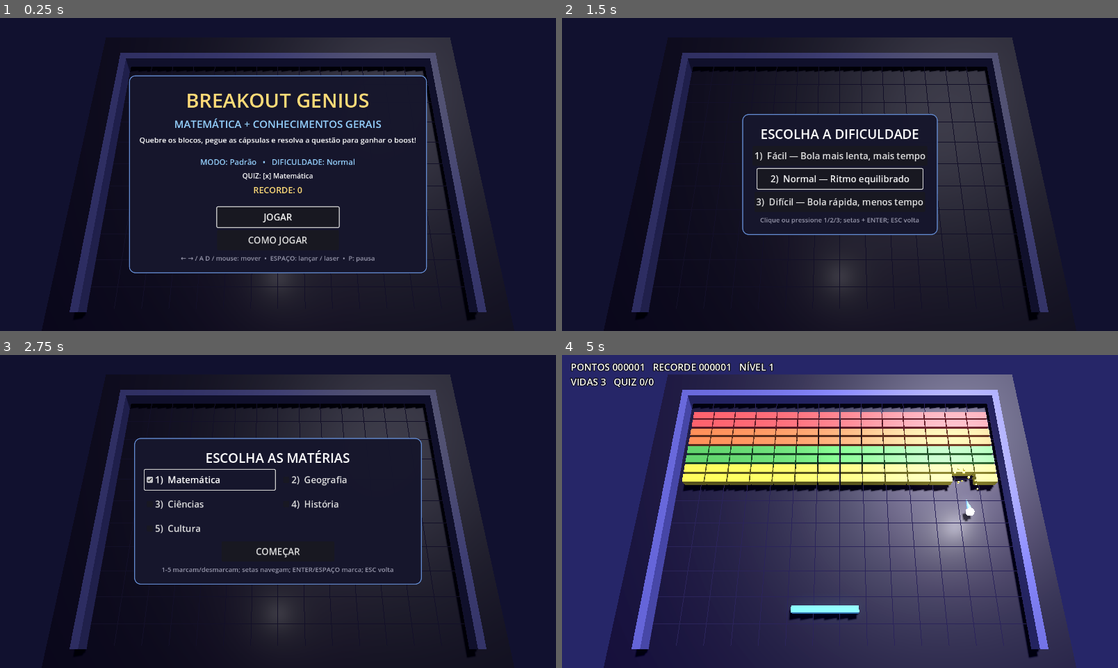
Above: before the commit, frames 1-4 (two rows, left to right).
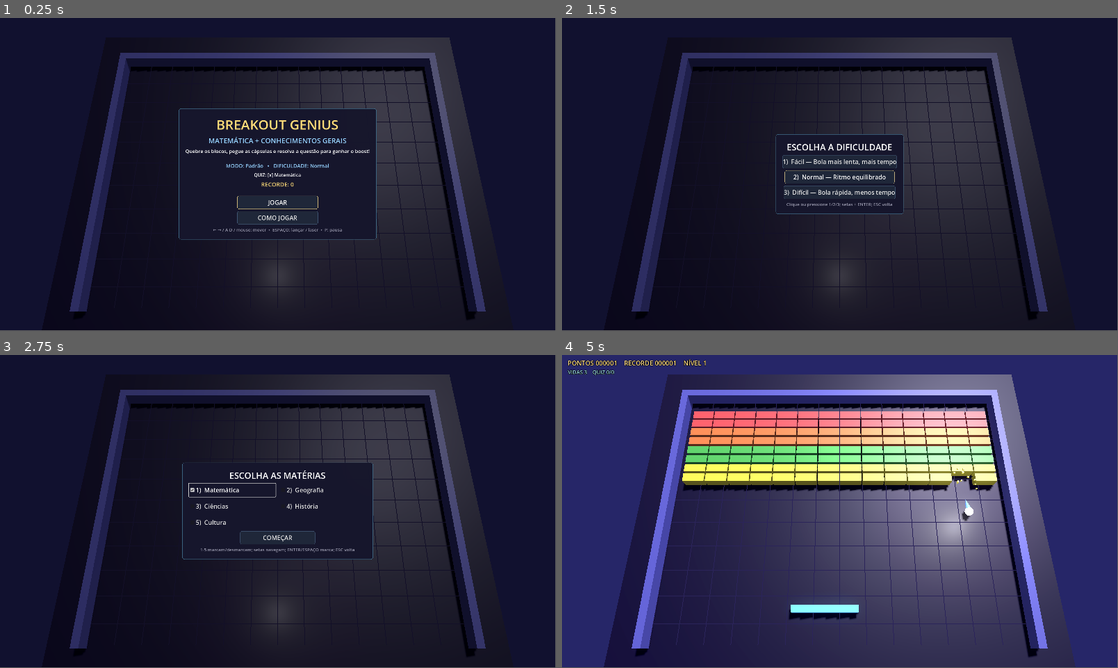
Above: after the commit, the same moments.

Repository: samuury/PIT---Breakout
Game: Godot game, scene res://Main.tscn
Two runs of this game, one before a commit and one after it. Both use one fixed random seed, a clock stepped at 60 frames per second and the inputs below.
Inputs (mouse positions are in pixels of both pictures, inside the frame that each line leads up to):
- Up to frame 1 (0.25 s): no input
- Up to frame 2 (1.5 s): click "JOGAR" at 0.5 s; click "1) Padrão — fases clássicas e…" at 1.25 s
- Up to frame 3 (2.75 s): click "2) Normal — Ritmo equilibrado" at 2 s
- Up to frame 4 (5 s): click "COMEÇAR" at 2.75 s; tap Enter at 3.5 s; move the mouse to (962, 495) at 3.52 s; hold D 3.53-4.28 s; tap Right (dir) at 3.6 s; click (962, 495) at 3.67 s; move the mouse to (728, 527) at 4.27 s; hold A from 4.28 s (still down); tap Left (esq) at 4.35 s
In our replay, the window is 800x450 before the commit and 799x449 after it. These sizes can differ from the game's own. Grey fills any space a smaller window leaves; there, only what the larger window draws over its background counts as a difference.

The runs differ from the first frame. In frame 1, 9.1% of the frame differs, in the area x 12-88%, y 6-94%; in frame 2, 5.7%; in frame 3, 6.6%; in frame 4, 4.5%.

Commit message:
Melhora estrutura e interface do jogo

Diff:
--- a/Main.gd
+++ b/Main.gd
@@ -24,10 +24,13 @@
 const STALL_LIMIT := 8.0
 const MAX_DROPS := 3
 const SPEED_K := 1.875  # +25% sobre o valor anterior (1.5), vale para todas as dificuldades
-const SAVE_PATH := "user://recorde_breakout_matematico.txt"
+const SIM_STEP := 1.0 / 60.0
+const MAX_CATCH_UP := 0.25
+var save_path := "user://recorde_breakout_matematico.txt"
 const QUESTIONS_PATH := "res://data/perguntas.json"
 const QuizBankScript := preload("res://quiz_bank.gd")
 const LevelGenScript := preload("res://level_gen.gd")
+const RecordStoreScript := preload("res://record_store.gd")
 const ROW_PTS := [7, 7, 5, 5, 3, 3, 1, 1]
 const MATERIAS := ["Matemática", "Geografia", "Ciências", "História", "Cultura"]
 var ROW_COLORS: Array[Color] = [
@@ -91,8 +94,10 @@
 var use_mouse := false
 var mouse_ratio := 0.5
 var t_anim := 0.0
+var sim_accumulator := 0.0
 var novo_recorde := false
 var bank
+var record_store
 var drop_cd := 0.0
 var stall_t := 0.0
 var shake := 0.0
@@ -114,6 +119,8 @@
 var quiz_fb := 0.0
 
 var hud_label: Label
+var hud_status_label: Label
+var hud_effects_label: Label
 var msg_label: Label
 var hint_label: Label
 var quiz_box: CenterContainer
@@ -133,7 +140,8 @@
 	var win := get_window()
 	win.content_scale_mode = Window.CONTENT_SCALE_MODE_CANVAS_ITEMS
 	win.content_scale_aspect = Window.CONTENT_SCALE_ASPECT_KEEP
-	win.content_scale_size = Vector2i(1280, 720)
+	win.content_scale_size = Vector2i(1920, 1080)
+	record_store = RecordStoreScript.new(save_path)
 	hi = load_hi()
 	bank = QuizBankScript.new()
 	bank.load_json(QUESTIONS_PATH)
@@ -387,8 +395,8 @@
 		col = Color8(105, 112, 128)
 		node = box(Vector3(BR_W, BR_H, 1.0), col, Vector3(pos.x, pos.y, 0), 0.1)
 	elif tipo == "bomba":
-		col = Color8(155, 45, 42)
-		node = box(Vector3(BR_W, BR_H, 0.8), col, Vector3(pos.x, pos.y, 0), 0.5)
+		col = Color8(55, 43, 62)
+		node = box(Vector3(BR_W, BR_H, 0.8), col, Vector3(pos.x, pos.y, 0), 0.7)
 		var sm := SphereMesh.new()
 		sm.radius = 0.25
 		sm.height = 0.5
@@ -480,16 +488,11 @@
 
 
 func load_hi() -> int:
-	if FileAccess.file_exists(SAVE_PATH):
-		var f := FileAccess.open(SAVE_PATH, FileAccess.READ)
-		return int(f.get_as_text().strip_edges())
-	return 0
+	return record_store.load_score()
 
 
 func save_hi() -> void:
-	var f := FileAccess.open(SAVE_PATH, FileAccess.WRITE)
-	if f:
-		f.store_string(str(hi))
+	record_store.save_score(hi)
 
 
 # ---------------------------------------------------------------- acertos / bombas
@@ -825,6 +828,7 @@
 	for i in 4:
 		quiz_buttons[i].text = "%d)  %s" % [i + 1, quiz.opts[i]]
 		quiz_buttons[i].modulate = Color.WHITE
+	quiz_buttons[0].grab_focus()
 	quiz_fb_label.text = "Teclas 1-4 ou clique  •  Resposta rápida = mais pontos"
 	quiz_fb_label.modulate = Color(0.7, 0.7, 0.8)
 	set_state("QUIZ")
@@ -923,11 +927,18 @@
 
 
 func _process(delta: float) -> void:
-	delta = minf(delta, 1.0 / 30.0)
-	t_anim += delta
-	update_shake(delta)
-	update_fx(delta)
+	var visual_delta := minf(delta, 0.1)
+	t_anim += visual_delta
+	update_shake(visual_delta)
+	update_fx(visual_delta)
+	sim_accumulator = minf(sim_accumulator + maxf(delta, 0.0), MAX_CATCH_UP)
+	while sim_accumulator >= SIM_STEP:
+		process_game_step(SIM_STEP)
+		sim_accumulator -= SIM_STEP
 	update_hud()
+
+
+func process_game_step(delta: float) -> void:
 	match state:
 		"QUIZ":
 			if not quiz_answered:
@@ -1048,12 +1059,15 @@
 func update_hud() -> void:
 	var show_hud := state in ["JOGANDO", "QUIZ", "PAUSA", "NIVEL"]
 	hud_label.visible = show_hud
-	var boosts := ""
+	hud_status_label.visible = show_hud
+	hud_effects_label.visible = show_hud
+	var boost_items: Array[String] = []
 	for k in active:
 		var info: Dictionary = BOOSTS[k] if BOOSTS.has(k) else DOWNGRADES[k]
-		boosts += "   [%s %ds]" % [info.nome, int(ceil(float(active[k])))]
-	hud_label.text = "PONTOS %06d   RECORDE %06d   NÍVEL %d\nVIDAS %d   QUIZ %d/%d%s" % [
-		score, maxi(hi, score), level, lives, int(stats.get("acertos", 0)), int(stats.get("total", 0)), boosts]
+		boost_items.append("%s %ds" % [info.nome, int(ceil(float(active[k])))])
+	hud_label.text = "PONTOS %06d    RECORDE %06d    NÍVEL %d" % [score, maxi(hi, score), level]
+	hud_status_label.text = "VIDAS %d    QUIZ %d/%d" % [lives, int(stats.get("acertos", 0)), int(stats.get("total", 0))]
+	hud_effects_label.text = "  •  ".join(boost_items)
 
 	var hint := ""
 	if state == "JOGANDO":
@@ -1123,7 +1137,25 @@
 
 	hud_label = make_label(22)
 	hud_label.position = Vector2(20, 12)
+	hud_label.add_theme_color_override("font_color", Color8(255, 220, 135))
 	cl.add_child(hud_label)
+
+	hud_status_label = make_label(18)
+	hud_status_label.position = Vector2(20, 46)
+	hud_status_label.add_theme_color_override("font_color", Color8(155, 220, 235))
+	cl.add_child(hud_status_label)
+
+	hud_effects_label = make_label(17)
+	hud_effects_label.set_anchors_and_offsets_preset(Control.PRESET_TOP_RIGHT)
+	hud_effects_label.offset_left = -760
+	hud_effects_label.offset_right = -24
+	hud_effects_label.offset_top = 18
+	hud_effects_label.offset_bottom = 72
+	hud_effects_label.horizontal_alignment = HORIZONTAL_ALIGNMENT_RIGHT
+	hud_effects_label.vertical_alignment = VERTICAL_ALIGNMENT_CENTER
+	hud_effects_label.autowrap_mode = TextServer.AUTOWRAP_WORD_SMART
+	hud_effects_label.add_theme_color_override("font_color", Color8(185, 225, 190))
+	cl.add_child(hud_effects_label)
 
 	msg_label = make_label(30)
 	msg_label.horizontal_alignment = HORIZONTAL_ALIGNMENT_CENTER
@@ -1184,8 +1216,9 @@
 	for i in 4:
 		var b := Button.new()
 		b.custom_minimum_size = Vector2(360, 60)
-		b.focus_mode = Control.FOCUS_NONE
+		b.focus_mode = Control.FOCUS_ALL
 		b.add_theme_font_size_override("font_size", 22)
+		style_button(b)
 		b.pressed.connect(answer.bind(i))
 		grid.add_child(b)
 		quiz_buttons.append(b)
@@ -1227,9 +1260,26 @@
 	b.custom_minimum_size = Vector2(w, 46)
 	b.size_flags_horizontal = Control.SIZE_SHRINK_CENTER
 	b.add_theme_font_size_override("font_size", 21)
+	style_button(b)
 	b.pressed.connect(cb)
 	menu_vb.add_child(b)
 	return b
+
+
+func button_style(background: Color, border: Color) -> StyleBoxFlat:
+	var style := StyleBoxFlat.new()
+	style.bg_color = background
+	style.border_color = border
+	style.set_border_width_all(1)
+	style.set_corner_radius_all(6)
+	return style
+
+
+func style_button(button: Button) -> void:
+	button.add_theme_stylebox_override("normal", button_style(Color8(31, 39, 57), Color8(68, 91, 122)))
+	button.add_theme_stylebox_override("hover", button_style(Color8(44, 60, 78), Color8(100, 190, 220)))
+	button.add_theme_stylebox_override("pressed", button_style(Color8(24, 34, 48), Color8(255, 205, 110)))
+	button.add_theme_stylebox_override("focus", button_style(Color(0, 0, 0, 0), Color8(255, 220, 135)))
 
 
 func materias_text() -> String:
@@ -1476,7 +1526,7 @@
 func panel_style() -> StyleBoxFlat:
 	var sb := StyleBoxFlat.new()
 	sb.bg_color = Color8(22, 22, 44, 250)
-	sb.border_color = Color8(100, 140, 210)
-	sb.set_border_width_all(2)
-	sb.set_corner_radius_all(14)
+	sb.border_color = Color8(75, 130, 160)
+	sb.set_border_width_all(1)
+	sb.set_corner_radius_all(8)
 	return sb
--- a/level_gen.gd
+++ b/level_gen.gd
@@ -3,8 +3,9 @@
 
 const COLS := 14
 const ROWS := 8
-# Fração dos obstáculos sorteados que realmente aparecem (menor = menos blocos inquebráveis).
+# Frações dos perigos sorteados que aparecem; os demais viram blocos normais.
 const OBSTACLE_KEEP := 0.45
+const BOMB_KEEP := 0.15
 
 
 static func generate(level: int, modo: String, dif: Dictionary) -> Array:
@@ -49,10 +50,13 @@
 					var wo: int = dif.haz_obs
 					var wb: int = dif.haz_bomba
 					var tipo := "obstaculo" if randi() % (wo + wb) < wo else "bomba"
-					if tipo == "obstaculo" and randf() > OBSTACLE_KEEP:
+					var keep_chance: float = OBSTACLE_KEEP if tipo == "obstaculo" else BOMB_KEEP
+					if randf() <= keep_chance:
+						cells.append({"r": r, "c": c, "tipo": tipo, "hp": 1})
 						continue
-					cells.append({"r": r, "c": c, "tipo": tipo, "hp": 1})
-				continue
+					on = true
+				else:
+					continue
 			var hp := 1
 			if level >= 2 and r < 2:
 				hp = 2
--- a/project.godot
+++ b/project.godot
@@ -9,5 +9,7 @@
 
 [display]
 
-window/size/viewport_width=1280
-window/size/viewport_height=720
+window/size/viewport_width=1920
+window/size/viewport_height=1080
+window/size/window_width_override=1920
+window/size/window_height_override=1080
--- a/quiz_bank.gd
+++ b/quiz_bank.gd
@@ -19,10 +19,27 @@
 		push_warning("Banco de perguntas não encontrado: " + path)
 		return false
 	var data = JSON.parse_string(FileAccess.get_file_as_string(path))
-	if typeof(data) != TYPE_DICTIONARY:
+	if not validate_data(data):
 		push_warning("JSON de perguntas inválido: " + path)
 		return false
 	gerais = data
+	return true
+
+
+func validate_data(data: Variant) -> bool:
+	if typeof(data) != TYPE_DICTIONARY:
+		return false
+	for category in data:
+		if typeof(category) != TYPE_STRING or typeof(data[category]) != TYPE_ARRAY or data[category].is_empty():
+			return false
+		for question in data[category]:
+			if typeof(question) != TYPE_ARRAY or question.size() != 3 \
+					or typeof(question[0]) != TYPE_STRING or typeof(question[1]) != TYPE_STRING \
+					or typeof(question[2]) != TYPE_ARRAY or question[2].size() < 3:
+				return false
+			for option in question[2]:
+				if typeof(option) != TYPE_STRING:
+					return false
 	return true
 
 
--- /dev/null
+++ b/record_store.gd
@@ -0,0 +1,35 @@
+extends RefCounted
+
+var path: String
+
+
+func _init(save_path: String) -> void:
+	path = save_path
+
+
+func load_score() -> int:
+	if not FileAccess.file_exists(path):
+		return 0
+	var file := FileAccess.open(path, FileAccess.READ)
+	if file == null:
+		push_warning("Não foi possível ler o recorde.")
+		return 0
+	var value := file.get_as_text().strip_edges()
+	if not value.is_valid_int():
+		push_warning("Arquivo de recorde inválido; usando zero.")
+		return 0
+	return maxi(0, int(value))
+
+
+func save_score(score: int) -> bool:
+	var file := FileAccess.open(path, FileAccess.WRITE)
+	if file == null:
+		push_warning("Não foi possível salvar o recorde.")
+		return false
+	file.store_string(str(maxi(0, score)))
+	file.flush()
+	var succeeded := file.get_error() == OK
+	file.close()
+	if not succeeded:
+		push_warning("Falha ao gravar o recorde.")
+	return succeeded
--- a/tests/test_headless.gd
+++ b/tests/test_headless.gd
@@ -7,6 +7,7 @@
 	run()
 func run() -> void:
 	var m = load("res://Main.gd").new()
+	m.save_path = "user://test_recorde_%d.txt" % OS.get_process_id()
 	root.add_child(m)
 	await process_frame
 	await process_frame
@@ -14,6 +15,8 @@
 	print("== banco de perguntas")
 	var g: Dictionary = m.bank.gerais
 	check(g.size() == 4 and g["Geografia"].size() >= 24, "JSON carregado: 4 matérias gerais")
+	check(m.bank.validate_data({"Geografia": [["Pergunta?", "Resposta", ["A", "B", "C"]]]}), "schema de pergunta válido aceito")
+	check(not m.bank.validate_data({"Geografia": [["Pergunta?", "Resposta", []]]}), "schema sem alternativas rejeitado")
 	m.materias_sel = todas
 	var ruins := 0
 	for lv in [1, 3, 6, 10]:
@@ -38,16 +41,25 @@
 	print("== geração de fases")
 	var LG = load("res://level_gen.gd")
 	var sem := 0
+	var vazios_random := 0
+	var bombas_random := 0
+	var celulas_random := 0
 	for modo in ["padrao","random"]:
 		for dif in ["facil","normal","dificil"]:
 			for lv in range(1, 16):
 				for k in 20:
 					var cells = LG.generate(lv, modo, m.DIFS[dif])
+					if modo == "random":
+						if cells.size() != LG.COLS * LG.ROWS: vazios_random += 1
+						celulas_random += cells.size()
 					var n := 0
 					for c in cells:
 						if c.tipo == "normal": n += 1
+						if modo == "random" and c.tipo == "bomba": bombas_random += 1
 					if n == 0: sem += 1
 	check(sem == 0, "1800 fases geradas, todas com bloco normal")
+	check(vazios_random == 0, "fases Random sem espaços vazios: %d" % vazios_random)
+	check(float(bombas_random) / celulas_random < 0.08, "bombas Random abaixo de 8%% das células (%d/%d)" % [bombas_random, celulas_random])
 	print("== multibola limitada")
 	m.modo_jogo = "padrao"; m.dificuldade = "normal"
 	m.start_game(); m.launch()
@@ -85,13 +97,13 @@
 	m.start_game(); m.score = 987654
 	m._notification(Node.NOTIFICATION_WM_CLOSE_REQUEST)
 	check(m.load_hi() >= 987654, "recorde gravado no fechamento: %d" % m.load_hi())
-	DirAccess.remove_absolute(ProjectSettings.globalize_path(m.SAVE_PATH))
+	DirAccess.remove_absolute(ProjectSettings.globalize_path(m.save_path))
 	print("== partida completa + game over")
 	m.modo_jogo = "random"; m.dificuldade = "dificil"; m.materias_sel = todas
 	m.start_game(); m.launch()
 	for i in 3: m.lose_life()
 	check(m.state == "FIM", "game over alcançado")
 	m.hi = 0
-	DirAccess.remove_absolute(ProjectSettings.globalize_path(m.SAVE_PATH))
+	DirAccess.remove_absolute(ProjectSettings.globalize_path(m.save_path))
 	print("RESULTADO: ", "TUDO OK" if falhas == 0 else "%d FALHA(S)" % falhas)
 	quit(0 if falhas == 0 else 1)
Not shown, added: record_store.gd.uid
Not shown, changed: README.md
